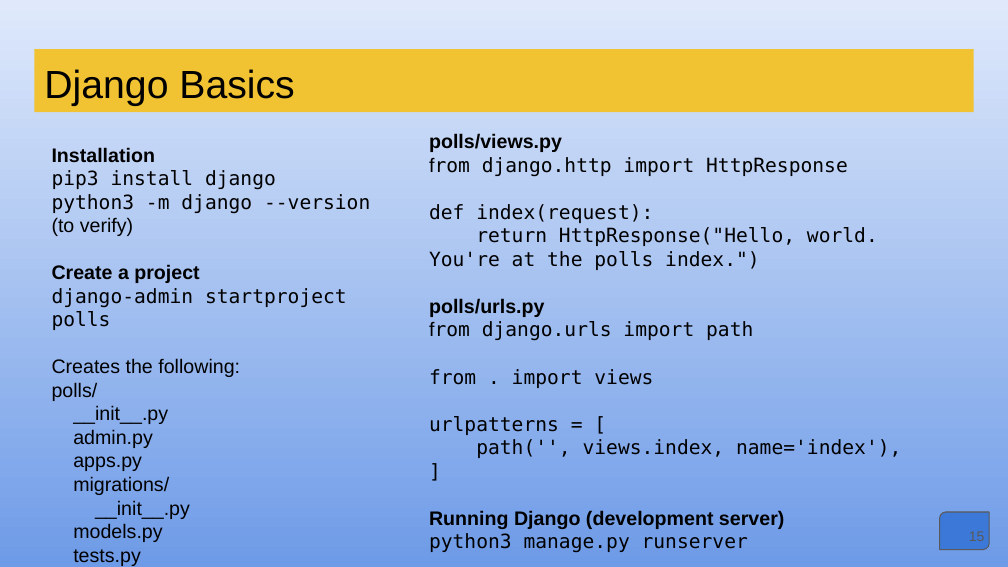
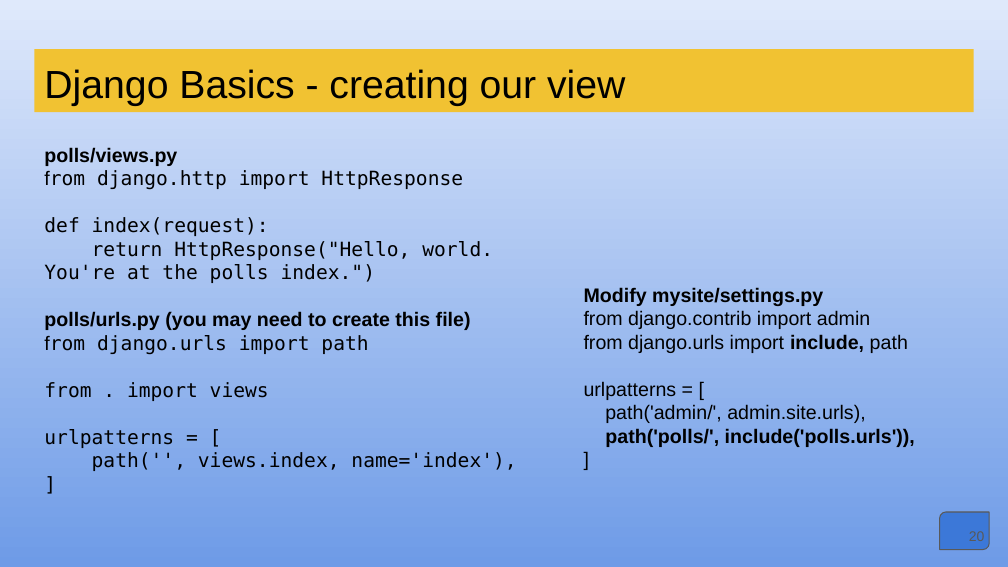
Before and after one commit to bkvspeaks/pythonWebProg, a slide deck: slide 20 of presentation/Python_Web_Programming.pptx (slide 15 before the commit). Drawn at 1008x567 pixels with LibreOffice and Linux fonts; fonts in the diff are those of the drawing. Boxes give left, top, right and bottom in pixels: in the first picture for what was removed or moved away, otherwise in the second. Text is boxed around its words. In the diff, an @@ line names an element or a change of style, - is before the commit and + after.

Commit message:
Tighten up presentation. Run through Django tutorial.

```diff
--- a/presentation/Python_Web_Programming.pptx
+++ b/presentation/Python_Web_Programming.pptx
@@ title at [44,69,625,106]: text changed @@
-Django Basics
+Django Basics - creating our view
@@ text "polls/views.py": place and size @@
-text "polls/views.py" at [429,133,901,553]
+text "polls/views.py" at [44,147,516,471]
@@ text removed at [52,147,370,566] @@
-Installation
-pip3 install django
-python3 -m django --version
-(to verify)
-Create a project
-django-admin startproject polls
-Creates the following:
-polls/
-__init__.py
-admin.py
-apps.py
-migrations/
-__init__.py
-models.py
-tests.py
-views.py (may have to create this file)
@@ text added at [584,287,915,447], 14 pt, text #000000 @@
+Modify mysite/settings.py
+from django.contrib import admin
+from django.urls import include, path
+urlpatterns = [
+path('admin/', admin.site.urls),
+path('polls/', include('polls.urls')),
+]
@@ text at [44,311,471,330]: text changed @@
-polls/urls.py
+polls/urls.py (you may need to create this file)
@@ text at [429,510,784,553]: paragraphs removed @@
-Running Django (development server)
-python3 manage.py runserver
@@ page number at [969,531,985,541]: text changed @@
-15
+20
```
Also in this commit, not shown: 7 other slides changed, 8 slides added, 38 other files.
